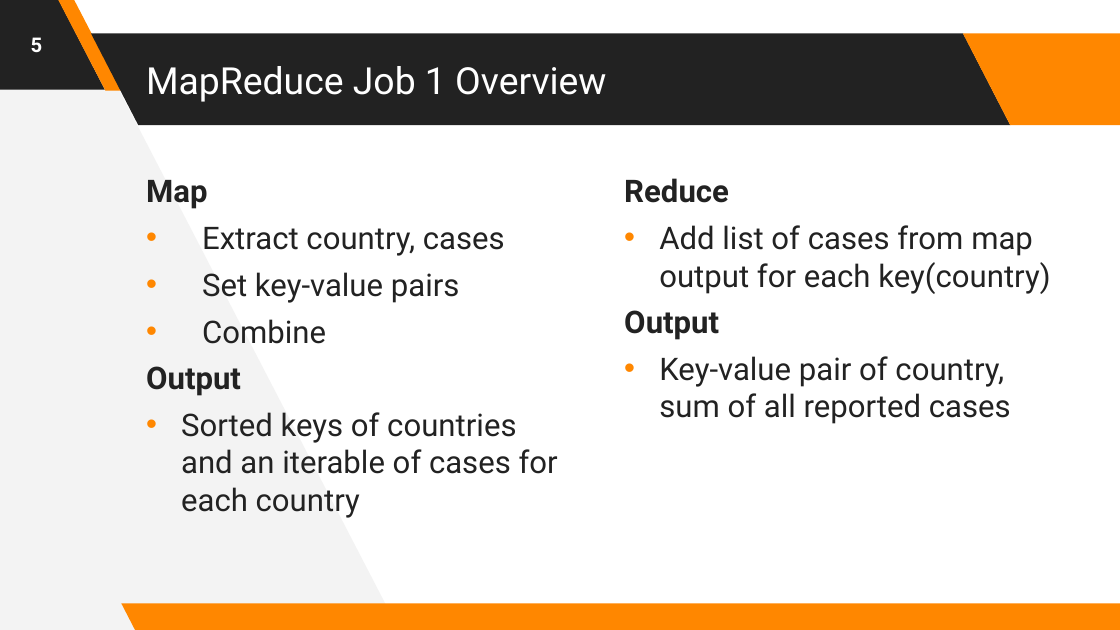
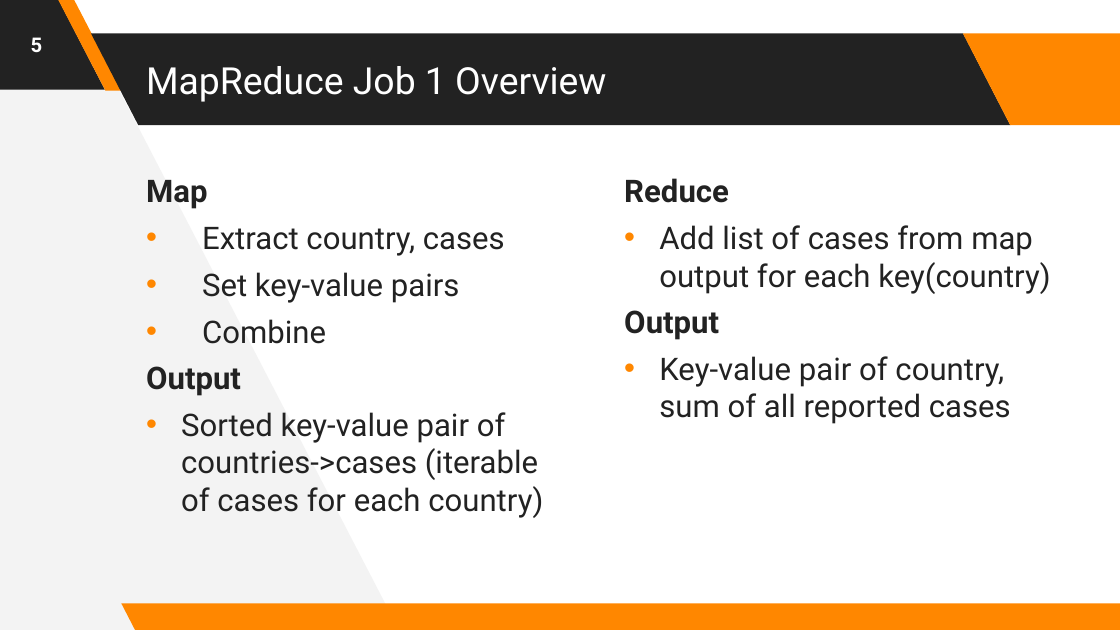
Before and after one commit to Edward-Rodriguez/proj1-Refactor, a slide deck: slide 5 of powerpoint.pptx. Drawn at 1120x630 pixels with LibreOffice and Linux fonts; fonts in the diff are those of the drawing. Boxes give left, top, right and bottom in pixels: in the first picture for what was removed or moved away, otherwise in the second. Text is boxed around its words. In the diff, an @@ line names an element or a change of style, - is before the commit and + after.

```diff
--- a/powerpoint.pptx
+++ b/powerpoint.pptx
@@ text at <box>181,412,543,518</box>: text changed @@
-• Sorted keys of countries and an iterable of cases for each country
+• Sorted key-value pair of countries->cases (iterable of cases for each country)
```
Also in this commit, not shown: 4 other slides changed.
